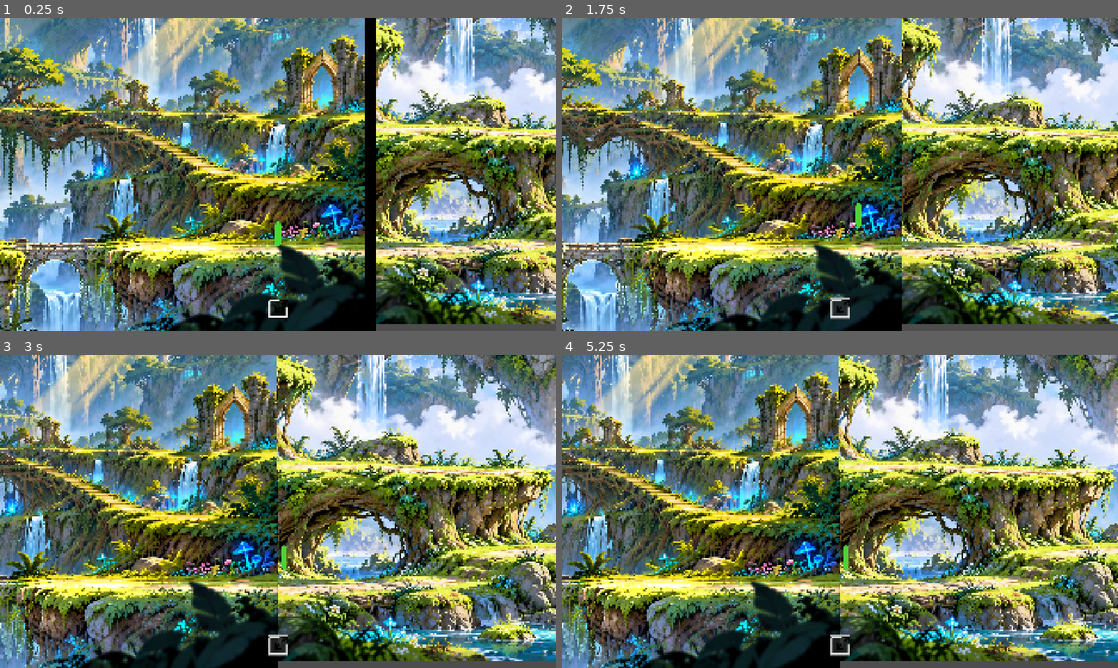
Above: before the commit, frames 1-4 (two rows, left to right).
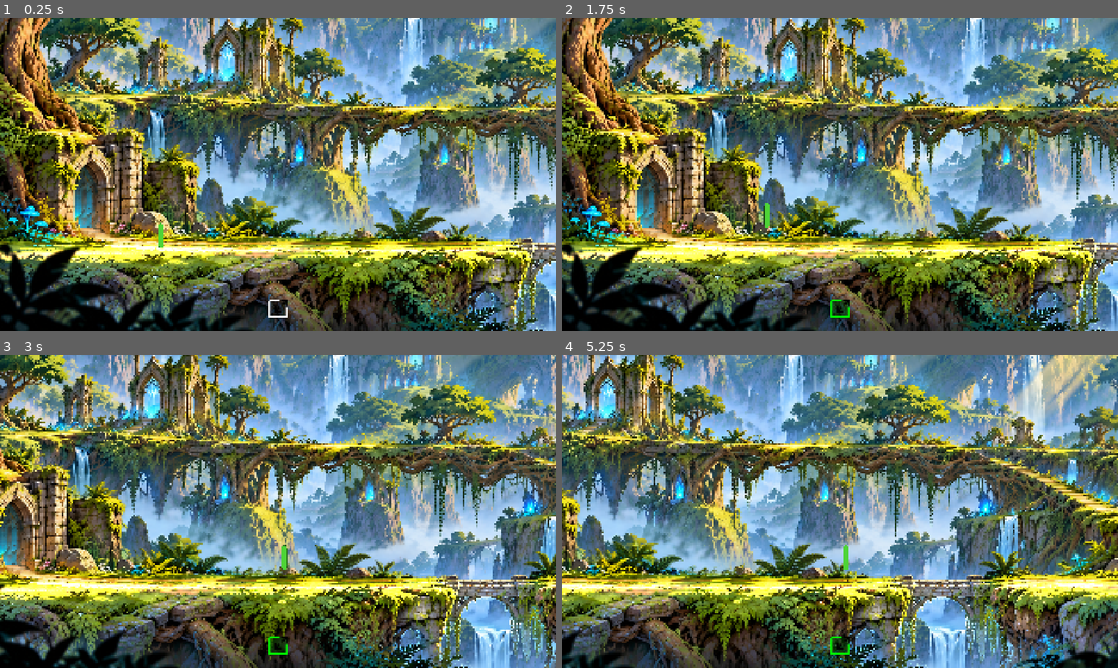
Above: after the commit, the same moments.

Repository: DarkHat28/LevelDesignProposalDemo
Game: Godot game, scene res://Scenes/world.tscn
Two runs of this game, one before a commit and one after it. Both use one fixed random seed, a clock stepped at 60 frames per second and the inputs below.
Inputs (mouse positions are in pixels of both pictures, inside the frame that each line leads up to):
- Up to frame 1 (0.25 s): no input
- Up to frame 2 (1.75 s): click (840, 309) at 0.5 s; tap Enter at 1.25 s; hold Right (move_right) from 1.28 s (still down); tap E (interact, bound only before the commit) at 1.35 s; tap Space (jump) at 1.52, 1.55 s
- Up to frame 3 (3 s): tap Space (jump) at 1.82, 2.1, 2.27, 2.57 s; tap E (interact, bound only before the commit) at 2.3, 2.85 s; release Right (move_right) at 2.78 s; hold Left (move_left) from 2.78 s (still down)
- Up to frame 4 (5.25 s): tap Space (jump) at 3.05, 3.77, 4.07, 4.35, 4.52, 4.82 s; release Left (move_left) at 3.53 s; hold Right (move_right) 3.53-5.03 s; tap E (interact, bound only before the commit) at 3.6, 5.1 s; hold Left (move_left) from 5.03 s (still down)

The runs differ from the first frame. In frame 1, 94% of the frame differs, in the area x 0-100%, y 0-100%; in frame 2, 94%; in frame 3, 94%; in frame 4, 95%.

Commit message:
updated small things

Diff:
--- a/Scenes/area_bodies.gd
+++ b/Scenes/area_bodies.gd
@@ -8,6 +8,7 @@
 @export var left_world_boundary_reposition: float = 295.0
 
 @onready var player: Player = %Player
+@onready var right_boundary_marker: Marker2D = %RightBoundaryMarker
 
 
 ## Platform Collisions
@@ -53,6 +54,9 @@
 	stair_top_trigger_collision.set_deferred("disabled", false)
 	stair_collision.set_deferred("disabled", false)
 	top_trigger_collision.set_deferred("disabled", true)
+	if right_boundary_marker:
+		%LeftBoundary.position.x = right_boundary_marker.global_position.x
+		return
 	%LeftBoundary.position.x = left_world_boundary_reposition
 
 
--- a/Scenes/player.gd
+++ b/Scenes/player.gd
@@ -4,6 +4,8 @@
 
 enum State { IDLE, RUN, JUMP, FALL }
 var state: State = State.IDLE
+
+const STAIR_GROUP := &"STAIR"
 
 @onready var sprite: Sprite2D = %Sprite
 
@@ -17,17 +19,21 @@
 @export var jump_velocity: float = 400.0
 @export var max_fall_speed: float = 700.0
 @export var max_air_jumps: int = 1                  ## Extra jumps allowed in the air (1 = double jump)
-@export var drop_through_time := 0.25            ## Seconds a one-way platform is ignored after dropping through it
-@export var drop_speed: float = 150.0                 ## Initial downward speed when dropping through
+@export var drop_through_time := 0.25               ## Seconds a one-way platform is ignored after dropping through it
+@export var drop_speed: float = 150.0               ## Initial downward speed when dropping through
 
-#@export_range(0.0, 1.0) var jump_cut := 0.5     ## Velocity multiplier when jump is released early
+@export_category("Stair Movement")
+@export var stair_speed: float = 150.0
+
 var jump_cut: float = 0.5     ## Velocity multiplier when jump is released early
 var _gravity: float = ProjectSettings.get_setting("physics/2d/default_gravity")
 var _air_jumps_left: int = 0
+var _on_stair: bool = false
 
 
 func _ready() -> void:
-	_air_jumps_left = max_air_jumps
+	_air_jumps_left = max_air_jumps - 1
+	floor_snap_length = maxf(floor_snap_length, 8.0)  # keeps you glued to the slope and its ends
 
 func _physics_process(delta: float) -> void:
 	match state:
@@ -36,15 +42,34 @@
 		State.JUMP, State.FALL:
 			_state_air(delta)
 	move_and_slide()
+	_on_stair = _check_on_stair()
+
+# ---------------------------------------------------------------------------
+# API
+# ---------------------------------------------------------------------------
+## Returns true if the player is standing on a body in the "STAIR" group.
+## Works like is_on_floor(): updated after every move_and_slide().
+func is_on_stair() -> bool:
+	return _on_stair
 
 # ---------------------------------------------------------------------------
 # States
 # ---------------------------------------------------------------------------
 func _state_ground(delta: float) -> void:
-	_apply_gravity(delta)
-	var dir: float = _move_horizontal(delta)
+	var dir: float = 0.0
+	if _is_on_sloped_stair():
+		# On a stair, movement follows the slope exactly (ZERO when there is no input).
+		var stair_velocity: float = _get_stair_velocity()
+		velocity.x = stair_velocity
+		#dir = signf(stair_velocity)
+		#if dir != 0.0:
+			#sprite.flip_h = dir < 0.0
+	else:
+		_apply_gravity(delta)
+		dir = _move_horizontal(delta)
+
 	if is_on_floor():
-		_air_jumps_left = max_air_jumps
+		_air_jumps_left = max_air_jumps - 1
 	if not is_on_floor():
 		change_state(State.FALL)
 	elif Input.is_action_just_pressed("jump") and Input.is_action_pressed("move_down") and _try_drop_through():
@@ -100,6 +125,38 @@
 	if new_state == State.JUMP:
 		velocity.y = -jump_velocity
 
+## Stairs
+## Probes just below the feet, so it works even while standing still or sliding along the slope.
+func _check_on_stair() -> bool:
+	if not is_on_floor():
+		return false
+	var c := move_and_collide(-up_direction * maxf(floor_snap_length, 4.0), true)
+	if c == null:
+		return false
+	if c.get_normal().dot(up_direction) < cos(floor_max_angle) - 0.01:
+		return false
+	var body := c.get_collider() as Node
+	return body != null and body.is_in_group(STAIR_GROUP)
+
+func _is_on_sloped_stair() -> bool:
+	return _on_stair and is_on_floor() and absf(get_floor_normal().x) > 0.05
+
+## Velocity along the stair slope for the current left/right input, or ZERO if there is no input.
+#func _get_stair_velocity() -> Vector2:
+	#var h: float = Input.get_axis("move_left", "move_right")
+	#if h == 0.0:
+		#return Vector2.ZERO
+#
+	#var n: Vector2 = get_floor_normal()
+	#var slope := Vector2(n.y, -n.x)         # direction along the slope
+	#if signf(slope.x) != signf(h):
+		#slope = -slope                      # point it the way the player is pressing
+	#return slope * stair_speed
+
+func _get_stair_velocity() -> float:
+	var h: float = Input.get_axis("move_left", "move_right")
+	return h * stair_speed
+
 ## OneWayPlatform
 func _try_drop_through() -> bool:
 	var platform: OneWayPlatform = _get_one_way_below()
--- a/Scenes/world.gd
+++ b/Scenes/world.gd
@@ -5,19 +5,30 @@
 @export var extend_world: bool = false
 @export var debug: bool = false
 
+@onready var camera: CameraFollow = %Camera
 @onready var right_boundary_collision: CollisionShape2D = %RightBoundaryCollision
 @onready var right_boundary: Sprite2D = %RightBoundary
+@onready var right_boundary_marker: Marker2D = %RightBoundaryMarker
+@onready var world_extend_button: Button = %WorldExtendButton
+
 
 func _ready() -> void:
 	right_boundary_collision.disabled = extend_world
 	right_boundary.visible = !extend_world
 	%TopJumpArea.visible = debug
+	%FloatingIsland.visible = false
+	camera.limit_right = 835
 
+	#world_extend_button.focus_mode = Control.FOCUS_NONE
 
 func _on_world_extend_button_pressed() -> void:
 	right_boundary_collision.disabled = !right_boundary_collision.disabled
 	right_boundary.visible = !right_boundary.visible
 	if right_boundary.visible:
+		%WorldExtendButton.self_modulate = Color.GAINSBORO
+		%FloatingIsland.visible = false
+		camera.limit_right = 835
+	else:
 		%WorldExtendButton.self_modulate = Color.GREEN
-	else:
-		%WorldExtendButton.self_modulate = Color.GAINSBORO
+		%FloatingIsland.visible = true
+		camera.limit_right = 2365
--- a/Scenes/world.tscn
+++ b/Scenes/world.tscn
@@ -38,7 +38,7 @@
 size = Vector2(85, 10)
 
 [sub_resource type="RectangleShape2D" id="RectangleShape2D_vlew8"]
-size = Vector2(220, 5)
+size = Vector2(238, 5)
 
 [sub_resource type="RectangleShape2D" id="RectangleShape2D_5ukr8"]
 size = Vector2(300, 100)
@@ -61,7 +61,9 @@
 offset_bottom = -43.0
 grow_horizontal = 2
 grow_vertical = 0
+focus_mode = 0
 theme_override_styles/normal = SubResource("StyleBoxFlat_ikia7")
+action_mode = 0
 icon = ExtResource("2_ikia7")
 icon_alignment = 1
 
@@ -70,6 +72,8 @@
 [node name="Images" type="Node2D" parent="LevelDesign" unique_id=1840598256]
 
 [node name="FloatingIsland" type="Sprite2D" parent="LevelDesign/Images" unique_id=262744302]
+unique_name_in_owner = true
+visible = false
 position = Vector2(1533, -13)
 texture = ExtResource("1_5v1tr")
 
@@ -90,6 +94,7 @@
 
 [node name="TopJumpArea" type="Sprite2D" parent="LevelDesign/Images" unique_id=1727149291]
 unique_name_in_owner = true
+visible = false
 self_modulate = Color(0.7529412, 1, 0, 1)
 position = Vector2(357.99997, 55)
 scale = Vector2(1.0800042, 0.23999941)
@@ -141,14 +146,14 @@
 disabled = true
 one_way_collision = true
 
-[node name="Stair" type="StaticBody2D" parent="LevelDesign/GroundAndBoundaries/Platforms" unique_id=370728200]
+[node name="Stair" type="StaticBody2D" parent="LevelDesign/GroundAndBoundaries/Platforms" unique_id=370728200 groups=["STAIR"]]
 position = Vector2(436.069, 117.617)
 rotation = 0.42183223
 collision_mask = 2
 
 [node name="StairCollision" type="CollisionPolygon2D" parent="LevelDesign/GroundAndBoundaries/Platforms/Stair" unique_id=342951315]
 unique_name_in_owner = true
-polygon = PackedVector2Array(-101.2601, -5.653366, 45.55945, -5.776932, 161.92029, -5.384468, 186.46002, -14.205055, 189.73547, -6.906334, 165.60516, 2.8265915, -143.67273, 2.4194107, -193.34854, 23.61644, -200.49585, 12.574879, -152.23529, -6.8909454)
+polygon = PackedVector2Array(-101.2601, -5.653366, 45.55945, -5.776932, 161.92029, -5.384468, 171.45313, -8.56646, 176.05042, -0.7648392, 165.60516, 2.8265915, -143.67273, 2.4194107, -193.34854, 23.61644, -200.49585, 12.574879, -152.23529, -6.8909454)
 disabled = true
 
 [node name="BottomOneWay" type="StaticBody2D" parent="LevelDesign/GroundAndBoundaries/Platforms" unique_id=219709325]
@@ -158,10 +163,14 @@
 script = ExtResource("5_5ukr8")
 
 [node name="BottomOneWayCollision" type="CollisionPolygon2D" parent="LevelDesign/GroundAndBoundaries/Platforms/BottomOneWay" unique_id=301448424]
-polygon = PackedVector2Array(612, 137, 639, 138, 713, 139, 834, 139, 835, 149, 612, 145)
+polygon = PackedVector2Array(595, 136, 639, 138, 713, 139, 834, 139, 835, 149, 596, 146)
 one_way_collision = true
 
 [node name="Boundaries" type="Node2D" parent="LevelDesign/GroundAndBoundaries" unique_id=1216629585]
+
+[node name="RightBoundaryMarker" type="Marker2D" parent="LevelDesign/GroundAndBoundaries/Boundaries" unique_id=1955044053]
+unique_name_in_owner = true
+position = Vector2(297, -1)
 
 [node name="RightCollisionBoundary" type="StaticBody2D" parent="LevelDesign/GroundAndBoundaries/Boundaries" unique_id=516606312]
 position = Vector2(845, 0)
@@ -170,7 +179,6 @@
 [node name="RightBoundaryCollision" type="CollisionShape2D" parent="LevelDesign/GroundAndBoundaries/Boundaries/RightCollisionBoundary" unique_id=1822218933]
 unique_name_in_owner = true
 shape = SubResource("RectangleShape2D_0fj1v")
-disabled = true
 
 [node name="FarRightBoundaryCollision" type="CollisionShape2D" parent="LevelDesign/GroundAndBoundaries/Boundaries/RightCollisionBoundary" unique_id=1375612885]
 position = Vector2(1515, 0)
@@ -231,6 +239,7 @@
 monitorable = false
 
 [node name="MiddleTriggerCollision" type="CollisionShape2D" parent="LevelDesign/AreaBodies/MiddleTrigger" unique_id=514498985]
+position = Vector2(-9, 0)
 shape = SubResource("RectangleShape2D_vlew8")
 debug_color = Color(0.85882354, 0, 0.8784314, 0.41960785)
 
@@ -247,14 +256,16 @@
 
 [node name="Player" parent="." unique_id=456339735 instance=ExtResource("2_go701")]
 unique_name_in_owner = true
-position = Vector2(668, 255)
-
-[node name="Camera2D" type="Camera2D" parent="." unique_id=1328332030 node_paths=PackedStringArray("player")]
+position = Vector2(-526, 259)
+max_air_jumps = 2
+
+[node name="Camera" type="Camera2D" parent="." unique_id=1328332030 node_paths=PackedStringArray("player")]
+unique_name_in_owner = true
 position = Vector2(-62, -6)
 zoom = Vector2(2, 2)
 limit_left = -835
 limit_top = -470
-limit_right = 2365
+limit_right = 835
 limit_bottom = 470
 script = ExtResource("7_o06y3")
 player = NodePath("../Player")
--- a/project.godot
+++ b/project.godot
@@ -55,18 +55,8 @@
 }
 jump={
 "deadzone": 0.2,
-"events": [Object(InputEventKey,"resource_local_to_scene":fa …(140 unchanged characters)… d":false,"keycode":0,"physical_keycode":4194320,"key_label":0,"unicode":0,"location":0,"echo":false,"script":null)
-, Object(InputEventKey,"resource_local_to_scene":false,"resource_name":"","device":-1,"window_id":0,"alt_pressed":false,"shift_pressed":false,"ctrl_pressed":false,"meta_pressed":false,"pressed":false,"keycode":0,"physical_keycode":32,"key_label":0,"unicode":32,"location":0,"echo":false,"script":null)
+"events": [Object(InputEventKey,"resource_local_to_scene":fa …(140 unchanged characters)… d":false,"keycode":0,"physical_keycode":32,"key_label":0,"unicode":32,"location":0,"echo":false,"script":null)
 , Object(InputEventJoypadButton,"resource_local_to_scene":false,"resource_name":"","device":-1,"button_index":0,"pressure":0.0,"pressed":true,"script":null)
-, Object(InputEventKey,"resource_local_to_scene":false,"resource_name":"","device":-1,"window_id":0,"alt_pressed":false,"shift_pressed":false,"ctrl_pressed":false,"meta_pressed":false,"pressed":false,"keycode":0,"physical_keycode":87,"key_label":0,"unicode":119,"location":0,"echo":false,"script":null)
-]
-}
-interact={
-"deadzone": 0.2,
-"events": [Object(InputEventKey,"resource_local_to_scene":false,"resource_name":"","device":-1,"window_id":0,"alt_pressed":false,"shift_pressed":false,"ctrl_pressed":false,"meta_pressed":false,"pressed":false,"keycode":0,"physical_keycode":69,"key_label":0,"unicode":101,"location":0,"echo":false,"script":null)
-, Object(InputEventJoypadButton,"resource_local_to_scene":false,"resource_name":"","device":-1,"button_index":3,"pressure":0.0,"pressed":true,"script":null)
-, Object(InputEventJoypadButton,"resource_local_to_scene":false,"resource_name":"","device":-1,"button_index":9,"pressure":0.0,"pressed":true,"script":null)
-, Object(InputEventJoypadButton,"resource_local_to_scene":false,"resource_name":"","device":-1,"button_index":2,"pressure":0.0,"pressed":true,"script":null)
 ]
 }
 
